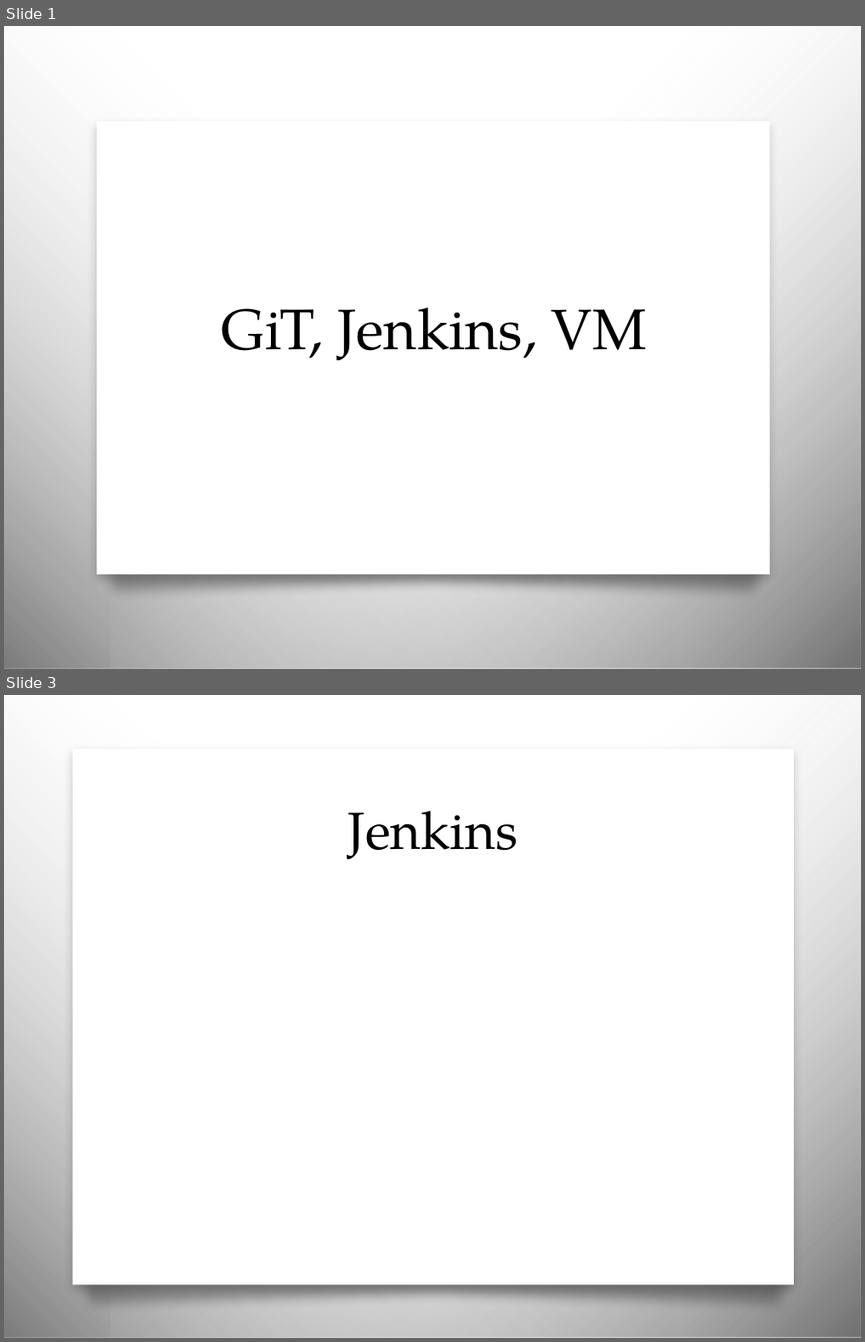
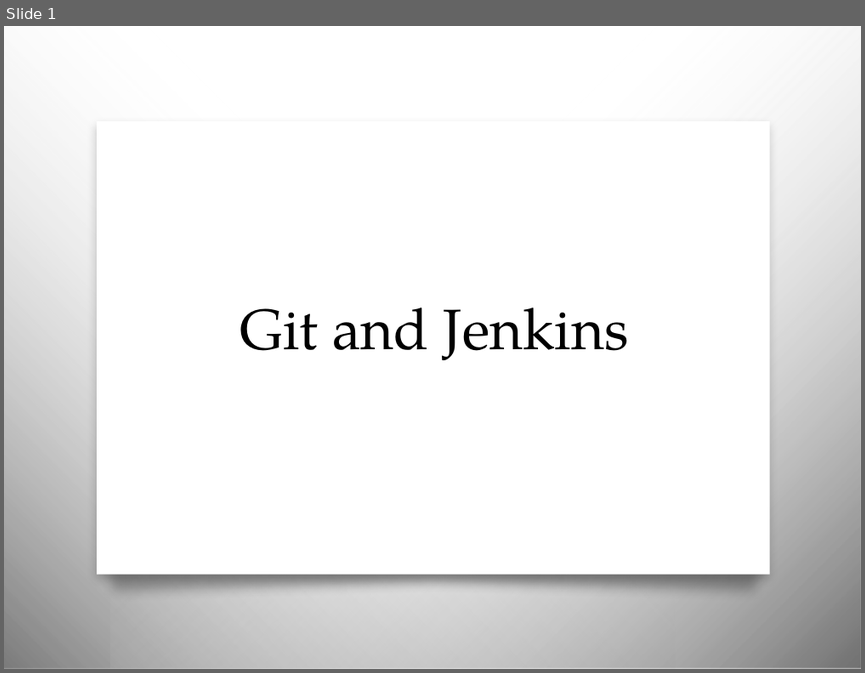
Before and after one commit to JCMander/PortalPower, a slide deck: Jenkins/Jenkins Slides.pptx. Shown one above the other, each under a label of ours: slides 1 and 3 before the commit, slide 1 after it; the slides between them are not shown. The pictures are 865x1342 and 865x673 pixels, drawn with LibreOffice and Linux fonts; fonts in the diff are those of the drawing; background and template pictures are left out. Boxes give left, top, right and bottom in pixels: in the first picture for what was removed or moved away, otherwise in the second. Text is boxed around its words. In the diff, an @@ line names an element or a change of style, - is before the commit and + after.

Commit message:
Jenkins + Git rules

```diff
--- a/Jenkins/Jenkins Slides.pptx
+++ b/Jenkins/Jenkins Slides.pptx
@@ slide 3 removed at bbox=[4, 695, 861, 1338], background picture (left out); not listed: 2 template elements that a slide beside it also shows @@
@@ rectangle removed at bbox=[73, 749, 794, 1285] @@
@@ title removed at bbox=[348, 811, 518, 859] @@
-Jenkins
@@ freeform shape removed at bbox=[64, 1264, 805, 1315] @@
@@ slide 1 changed as well @@
@@ title at bbox=[239, 307, 629, 360]: text changed @@
-GiT, Jenkins, VM
+Git and Jenkins
```
Also in this commit, not shown: 4 slides added, 1 other slide removed, 1 other file.
